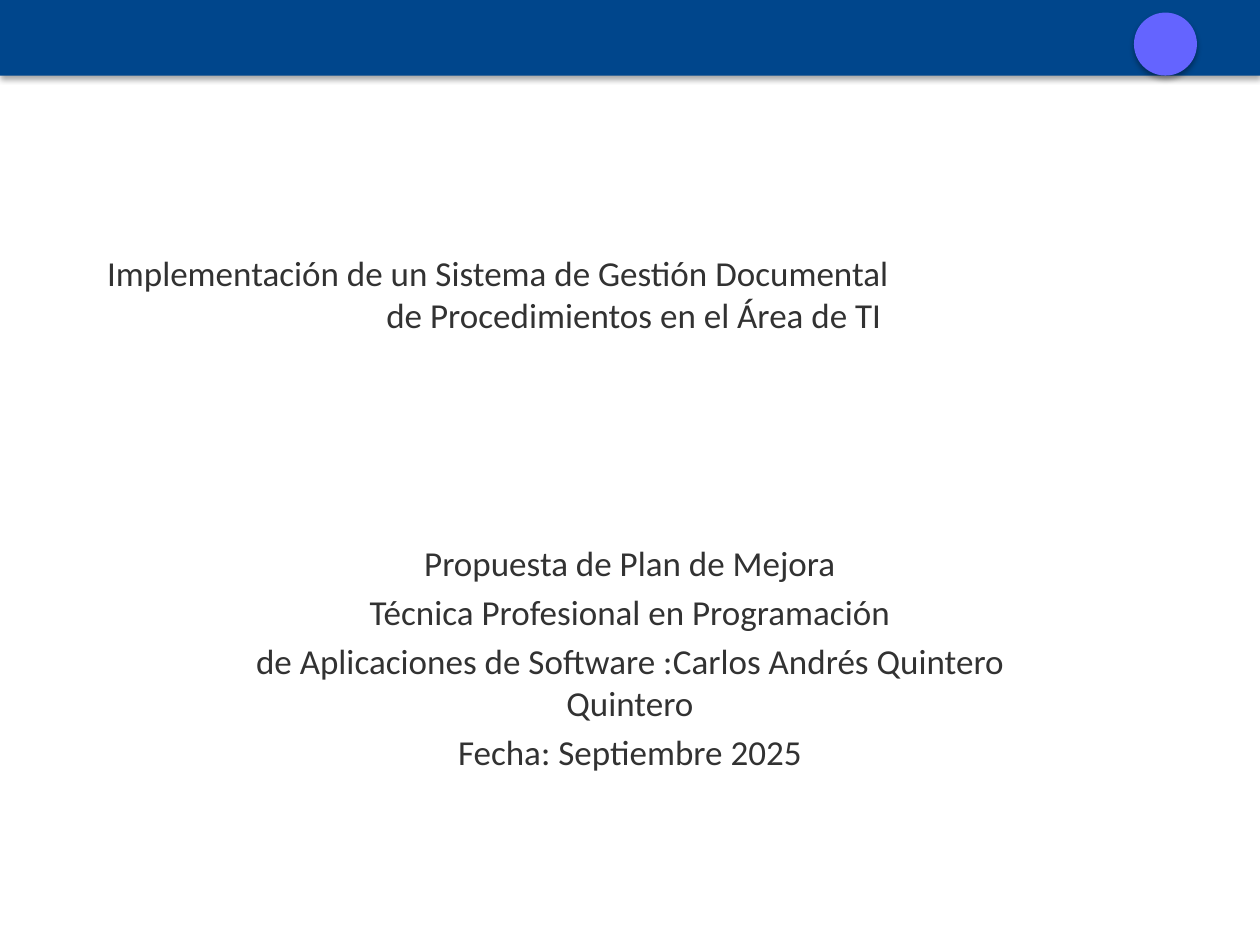
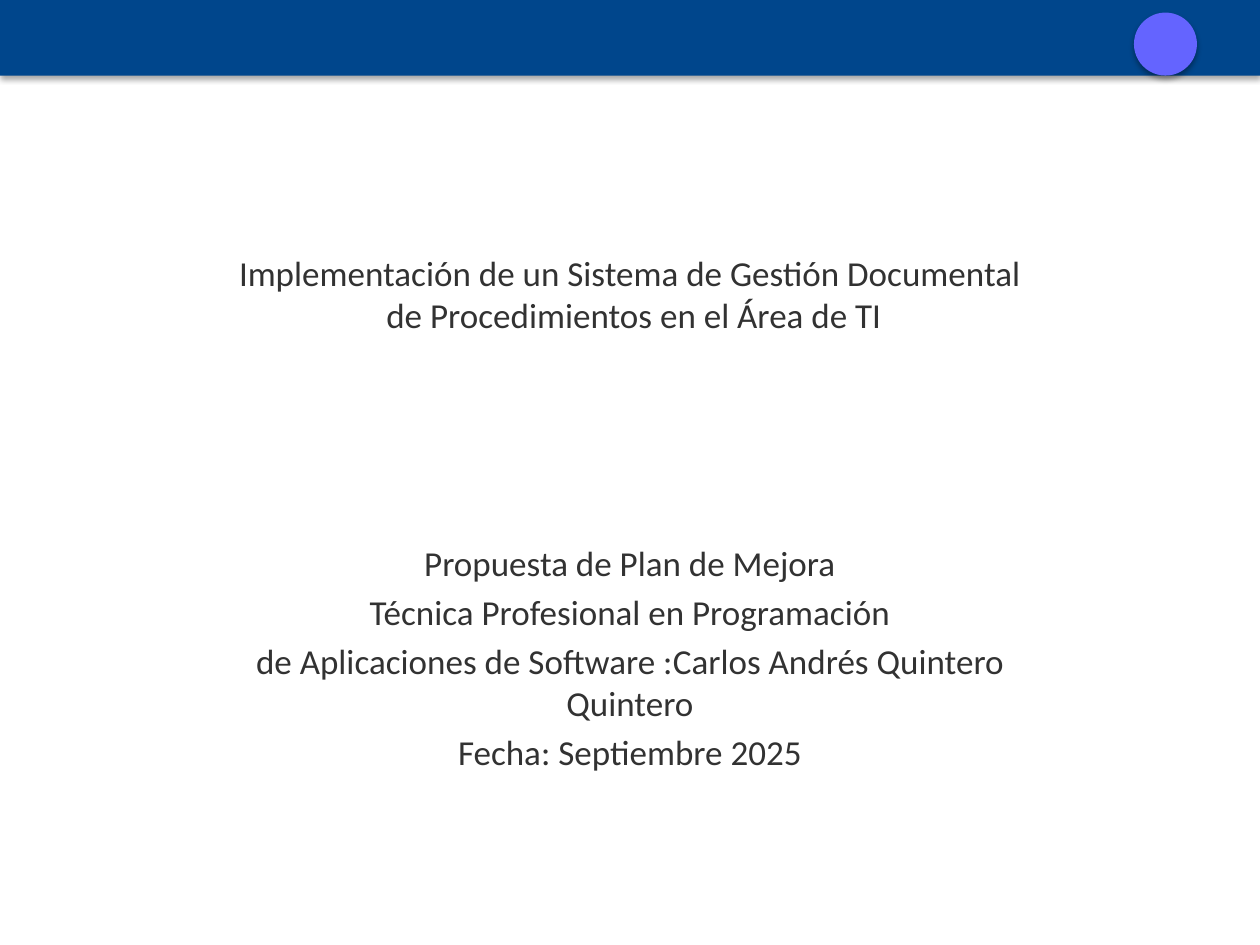
Before and after one commit to And1119/ProyectoMejora, a slide deck: slide 1 of propuesta/Presentacion_PlanMejora_TI_Empresa.pptx. Drawn at 1260x945 pixels with LibreOffice and Linux fonts; fonts in the diff are those of the drawing. Boxes give left, top, right and bottom in pixels: in the first picture for what was removed or moved away, otherwise in the second. Text is boxed around its words. In the diff, an @@ line names an element or a change of style, - is before the commit and + after.

```diff
--- a/propuesta/Presentacion_PlanMejora_TI_Empresa.pptx
+++ b/propuesta/Presentacion_PlanMejora_TI_Empresa.pptx
@@ title at [239, 261, 1020, 292]: alignment left to centre @@
```
Also in this commit, not shown: 7 other slides changed.
